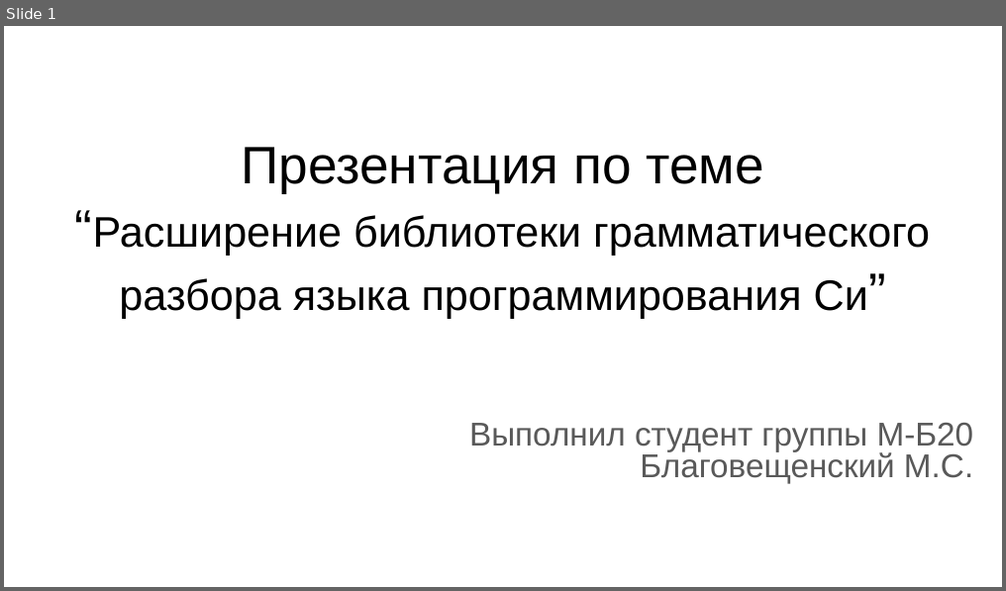
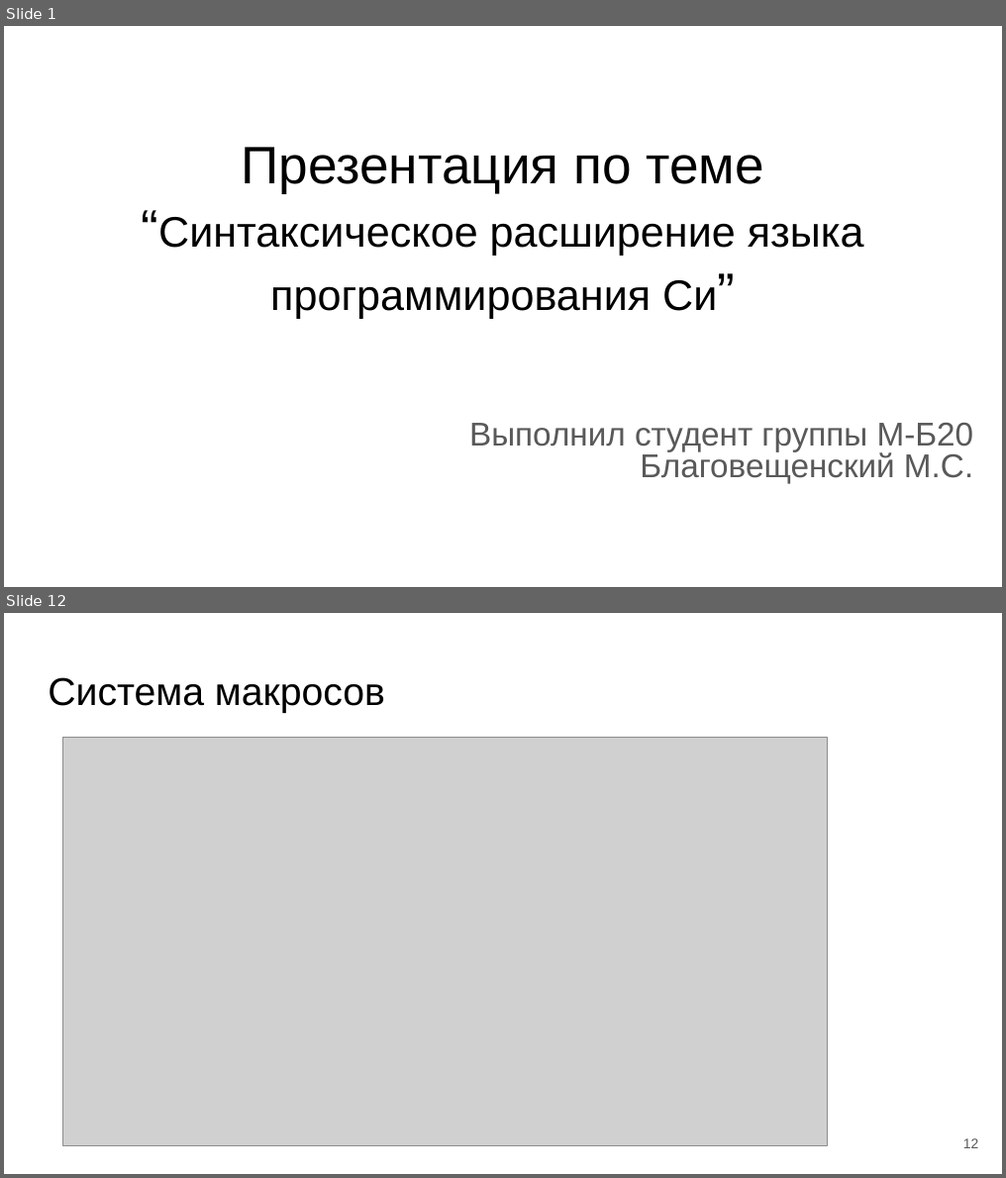
Before and after one commit to m-blg/bach-vkr, a slide deck: extra/Презентация по теме “Грамматический разбор языка Си”.odp. Shown one above the other, each under a label of ours: slide 1 before the commit, slides 1 and 12 after it; the slides between them are not shown. The pictures are 1006x591 and 1006x1178 pixels, drawn with LibreOffice and Linux fonts; fonts in the diff are those of the drawing; grey boxes stand for pictures. Boxes give left, top, right and bottom in pixels: in the first picture for what was removed or moved away, otherwise in the second. Text is boxed around its words. In the diff, an @@ line names an element or a change of style, - is before the commit and + after.

```diff
--- a/extra/Презентация по теме “Грамматический разбор языка Си”.odp
+++ b/extra/Презентация по теме “Грамматический разбор языка Си”.odp
@@ slide 12 added at (4,613,1002,1174), background #FFFFFF @@
@@ title added at (48,677,385,713), 28 pt, text #000000 @@
+Система макросов
@@ picture added at (62,738,828,1146) @@
@@ page number added at (963,1139,979,1149), 10 pt, text #595959 @@
+12
@@ slide 1 changed as well @@
@@ title at (158,147,864,319): text changed @@
-Презентация по теме
-“Расширение библиотеки грамматического разбора языка программирования Си”
+Презентация по теме
+“Синтаксическое расширение языка программирования Си”
```
Also in this commit, not shown: 1 other slide changed, 10 other slides added, 10 slides removed, 37 other files.
